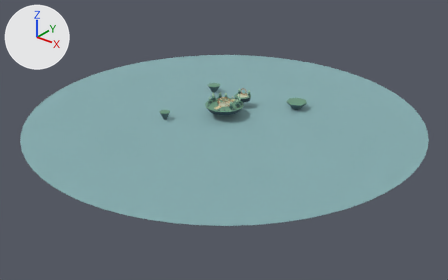
The glTF model public/assets/island-scenery.glb, before and after one commit.
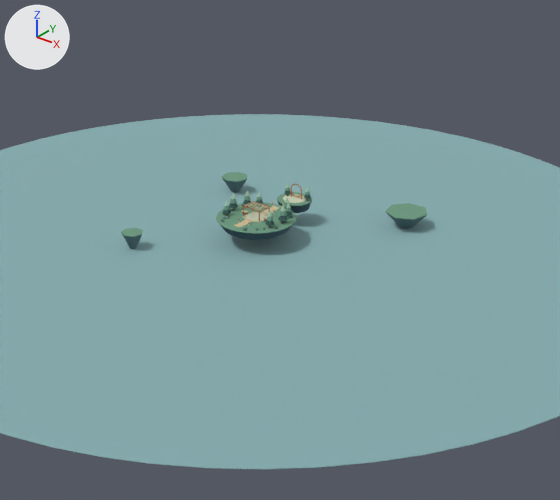
Each version is shown whole from a 50 mm lens placed at (200.0, -250.0, 133.0), pointed at (5.0, -7.0, -18.0), then close up on the part from 23% to 83% of the width and 0% to 86% of the height. The axes (+X, +Y, +Z) are drawn at upper left. The lights are the same throughout. The first two pictures are the older version. Vertices at exactly the same position are counted once.

Before the edit, the objects in view are built like this:
```python
me_mesh_0 = bpy.data.meshes.new('Mesh_0')
me_mesh_0.from_pydata(...)  # 3270 vertices, 5780 faces; spans x -110.0..110.0, y -110.0..110.0, z -7.0..6.0
me_mesh_0.materials.append(mat_rock)  # dark blue #364e59
me_mesh_0.materials.append(mat_rocklight)  # greyish cyan #536c70
me_mesh_0.materials.append(mat_grass)  # green #6b987e
me_mesh_0.materials.append(mat_stone)  # pale yellow #cbd1b6
me_mesh_0.materials.append(mat_copper)  # orange #bc8355
me_mesh_0.materials.append(mat_path)  # beige #d3c19b
me_mesh_0.materials.append(mat_gold)  # orange #e5b868
me_mesh_0.materials.append(mat_bark)  # brown #786551
me_mesh_0.materials.append(mat_pine)  # dark cyan #365f58
me_mesh_0.materials.append(mat_leaf)  # green #6c9985
me_mesh_0.materials.append(mat_mint)  # green #a8cbb0
me_mesh_0.materials.append(mat_water)  # greyish cyan #86adb0
ob_workshop_island_scenery = bpy.data.objects.new('Workshop island scenery', me_mesh_0)
ob_workshop_island_scenery.location = (0.0, 0.0, 0.0)
```
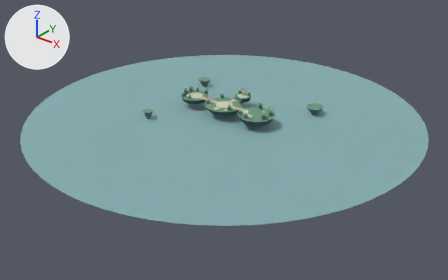
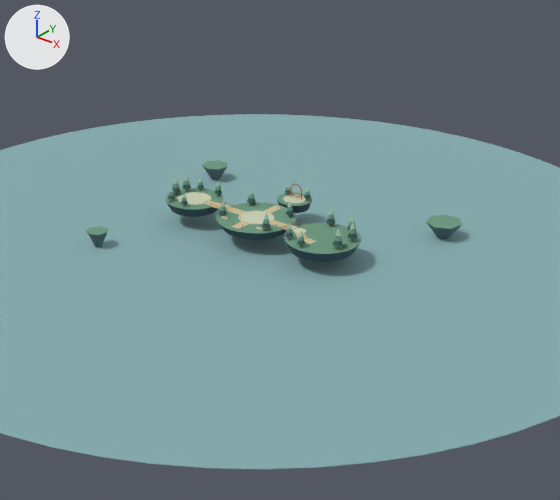
The edits, one by one:
me_mesh_0 is used by ob_workshop_island_scenery; location (0.0, 0.0, 0.0).
me_mesh_0 had 3270 vertices, 5780 faces and spanned x -110.0..110.0, y -110.0..110.0, z -7.0..6.0.
me_mesh_0 now has 3903 vertices, 6932 faces and spans x -110.0..110.0, y -110.0..110.0, z -7.0..6.0.
me_mesh_0 part 1: the loose piece of 16 vertices spanning x -32.0..-24.0, y 21.0..29.0, z -7.0..-2.0 is moved by (-11.0, 4.0, 0.0).
me_mesh_0 part 2: the loose piece of 16 vertices spanning x 20.0..32.0, y 28.0..39.0, z -7.0..-2.0 is moved by (12.0, 0.0, 0.0).
me_mesh_0 part 3: the loose piece of 16 vertices spanning x -26.0..-20.0, y -27.0..-21.0, z -7.0..-2.0 is moved by (-8.0, -5.0, 0.0).
me_mesh_0 part 4: a new loose piece, a 28-sided cylinder along z spanning x -30.0..-14.0, y -8.0..8.0, z -0.08..0.07, in mat_grass (green #6b987e).
me_mesh_0 part 5: a new loose piece, a 28-sided cylinder along z spanning x 12.0..32.0, y -10.0..10.0, z -0.08..0.07, in mat_grass (green #6b987e).
me_mesh_0 part 6: the loose piece of 16 vertices spanning x -32.0..-24.0, y 21.0..29.0, z -2.0 is moved by (-11.0, 4.0, 0.0).
me_mesh_0 part 7: the loose piece of 16 vertices spanning x 20.0..32.0, y 28.0..39.0, z -2.0 is moved by (12.0, 0.0, 0.0).
me_mesh_0 part 8: the loose piece of 16 vertices spanning x -26.0..-20.0, y -27.0..-21.0, z -2.0 is moved by (-8.0, -5.0, 0.0).
me_mesh_0 part 9: a new loose piece, a 28-sided cylinder along z spanning x -26.7..-17.3, y -4.7..4.7, z 0.0..0.09, in mat_stone (pale yellow #cbd1b6).
me_mesh_0 part 10: a new loose piece, a 20-sided cylinder along z spanning x 12.8..16.2, y -1.7..1.7, z 0.0..0.09, in mat_stone (pale yellow #cbd1b6).
me_mesh_0 part 11: 83 loose pieces with 1150 vertices, spanning x -9.0..10.0, y -9.0..9.0, z 0.0..6.0, are deleted.
me_mesh_0 part 12: 132 vertices moved within x -11.0..11.0, y -8.0..18.0, z -4.0..3.0; 666 vertices removed from x -10.0..10.0, y -10.0..18.0, z -5.0..5.0; 2145 vertices added at x -30.0..32.0, y -10.0..19.0, z -6.0..6.0.
Other edits to the shape of me_mesh_0 do not show in these pictures.

Where the change shows, as pixel boxes [x1, y1, x2, y2] in the close-ups (560 x 500 px; the box of a moved part takes in the faces that stretch with it):
part 1 of me_mesh_0, moved or reshaped
    before: [222, 178, 247, 193]
    after: [203, 166, 227, 180]
part 2 of me_mesh_0, moved or reshaped
    before: [387, 213, 427, 229]
    after: [426, 222, 462, 239]
part 3 of me_mesh_0, moved or reshaped
    before: [122, 234, 142, 249]
    after: [87, 232, 107, 248]
part 4 of me_mesh_0, added (green)
    after: [166, 188, 223, 210]
part 5 of me_mesh_0, added (green)
    after: [284, 223, 361, 254]
part 6 of me_mesh_0, moved or reshaped
    before: [222, 172, 247, 182]
    after: [202, 160, 227, 170]
part 7 of me_mesh_0, moved or reshaped
    before: [385, 203, 427, 220]
    after: [426, 215, 462, 229]
part 8 of me_mesh_0, moved or reshaped
    before: [121, 228, 143, 237]
    after: [86, 226, 108, 235]
part 9 of me_mesh_0, added
    after: [177, 192, 211, 205]
part 10 of me_mesh_0, added
    after: [293, 228, 306, 233]
part 11 of me_mesh_0, deleted
    before: [221, 191, 290, 231]
part 12 of me_mesh_0, built on
    before: [216, 183, 311, 240]
    after: [167, 175, 359, 262]
